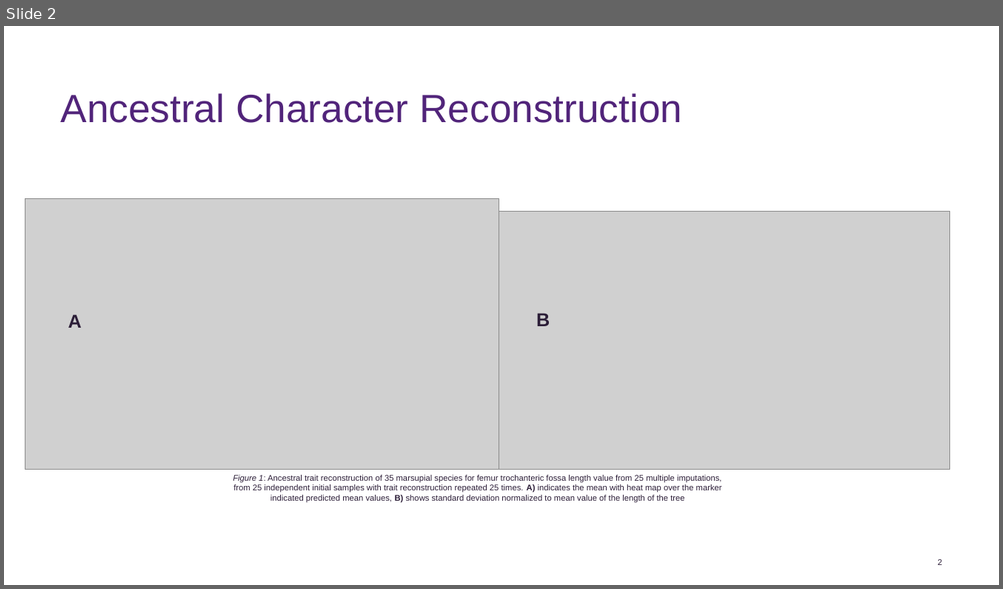
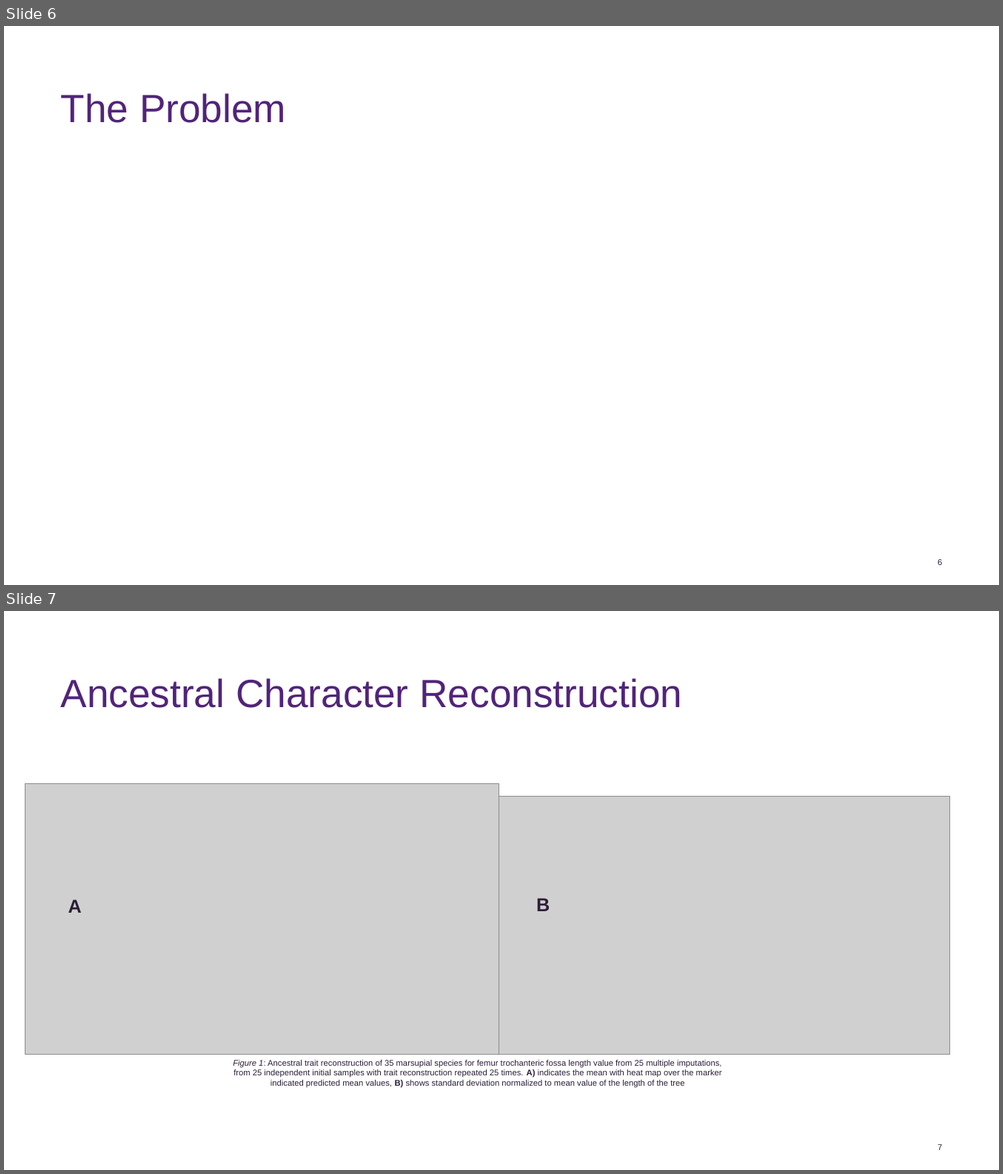
Before and after one commit to Merodoc/Phylo_MI_SDE, a slide deck: We’ll Cross That Bridge When We Get There.pptx. Shown one above the other, each under a label of ours: slide 2 before the commit, slides 6 and 7 after it. The pictures are 1003x589 and 1003x1174 pixels, drawn with LibreOffice and Linux fonts; fonts in the diff are those of the drawing; grey boxes stand for pictures; background and template pictures are left out. Boxes give left, top, right and bottom in pixels: in the first picture for what was removed or moved away, otherwise in the second. Text is boxed around its words. In the diff, an @@ line names an element or a change of style, - is before the commit and + after.

```diff
--- a/We’ll Cross That Bridge When We Get There.pptx
+++ b/We’ll Cross That Bridge When We Get There.pptx
@@ slide 6 added at (4, 26, 999, 585), background #FFFFFF @@
@@ title added at (61, 93, 286, 123), 38 pt, text #51247A @@
+The Problem
@@ page number added at (937, 560, 942, 565), 8 pt, text #2B1D37 @@
+6
@@ what was slide 2 is now slide 7 @@
@@ page number at (937, 1145, 942, 1150): text changed @@
-2
+7
```
Also in this commit, not shown: 1 slide changed, 4 other slides added.
